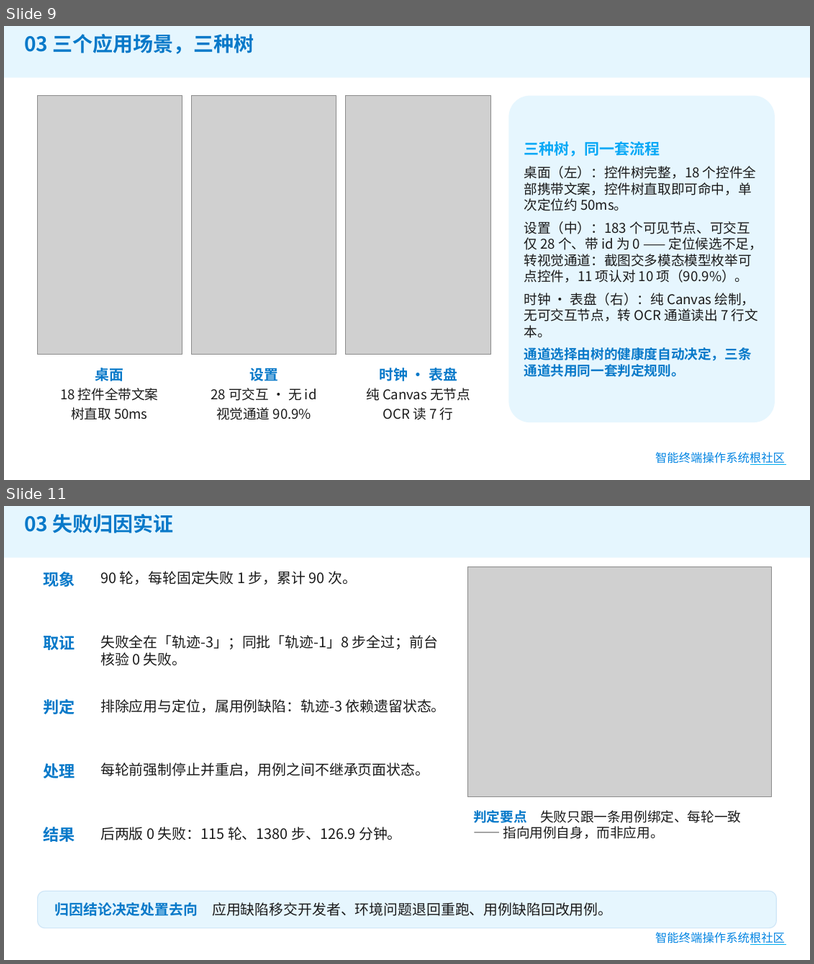
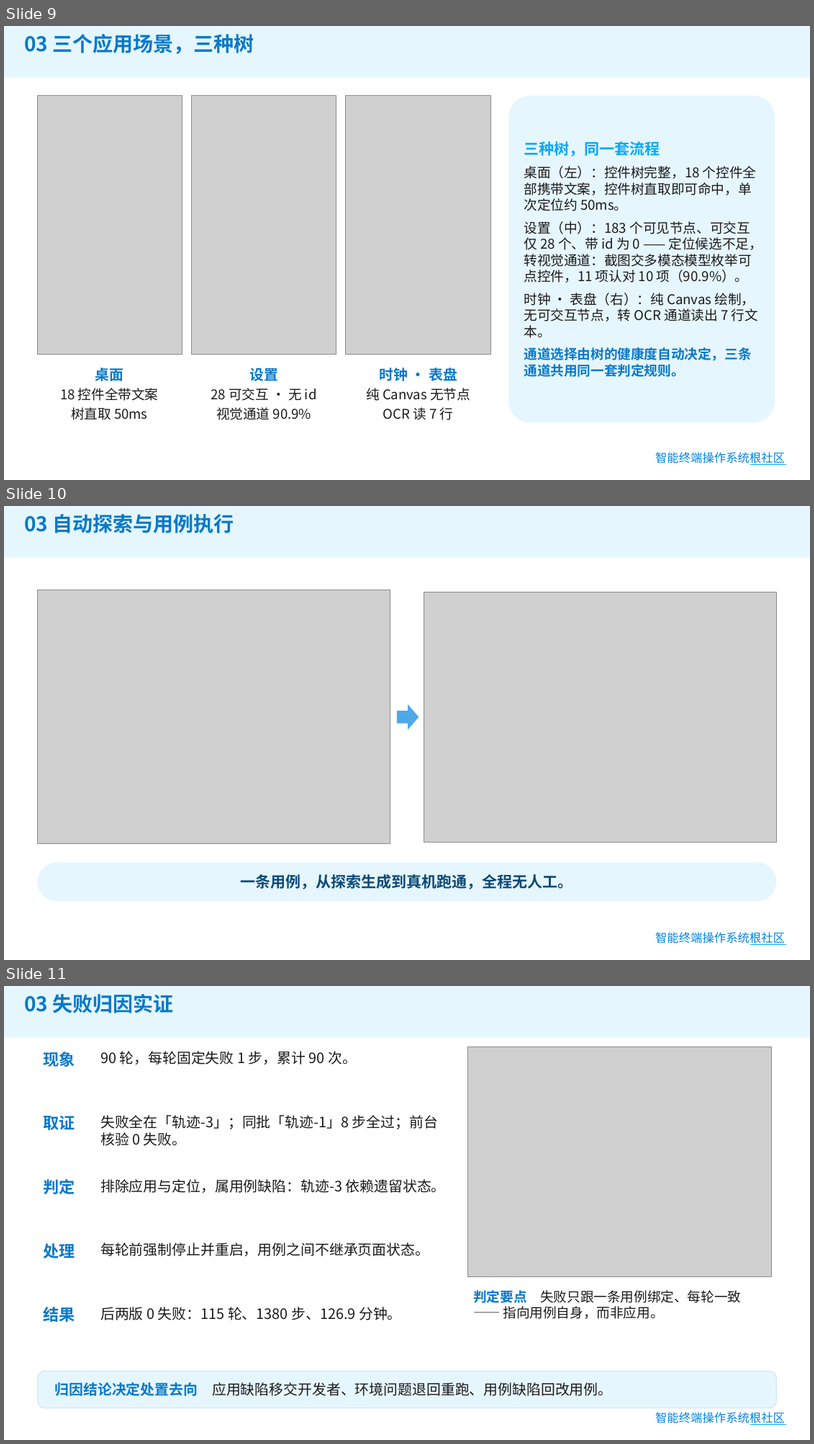
Before and after one commit to gema-secure/ohauto, a slide deck: 提交材料/03-答辩PPT.pptx. Shown one above the other, each under a label of ours: slides 9 and 11 before the commit, slides 9, 10 and 11 after it; the slides between them are not shown. The pictures are 814x964 and 814x1444 pixels, drawn with LibreOffice and Linux fonts; fonts in the diff are those of the drawing; grey boxes stand for pictures; background and template pictures are left out. Boxes give left, top, right and bottom in pixels: in the first picture for what was removed or moved away, otherwise in the second. Text is boxed around its words. In the diff, an @@ line names an element or a change of style, - is before the commit and + after.

```diff
--- a/提交材料/03-答辩PPT.pptx
+++ b/提交材料/03-答辩PPT.pptx
@@ slide 10 added at (4, 506, 810, 960), background #FFFFFF; not listed: 3 template elements that a slide beside it also shows @@
@@ text added at (24, 514, 234, 533), 24 pt, text #0879C9, bold @@
+03 自动探索与用例执行
@@ picture added at (38, 590, 391, 844) @@
@@ picture added at (424, 592, 777, 842) @@
@@ right arrow added at (397, 705, 419, 730), fill #4FA9E8 @@
@@ rounded rectangle added at (38, 862, 777, 901), fill #E6F6FE, 18 pt, text #0B4A77, bold @@
+一条用例，从探索生成到真机跑通，全程无人工。
```
Also in this commit, not shown: 2 slides changed, 1 other slide added, 1 slide removed.
